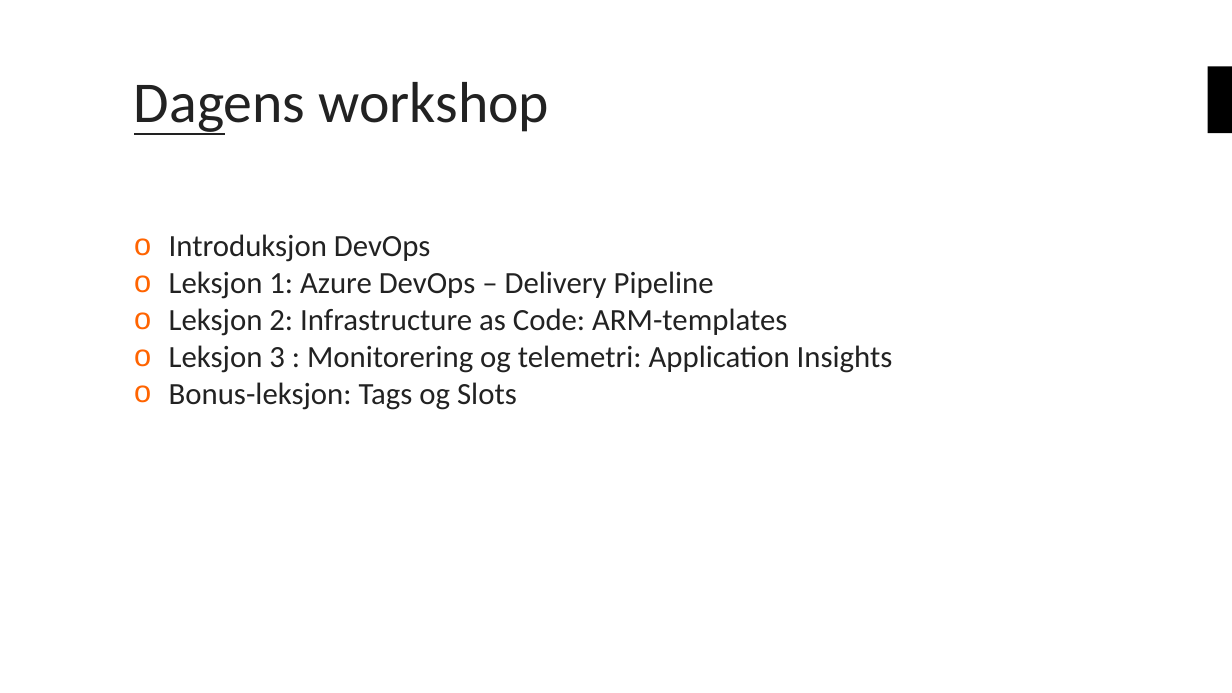
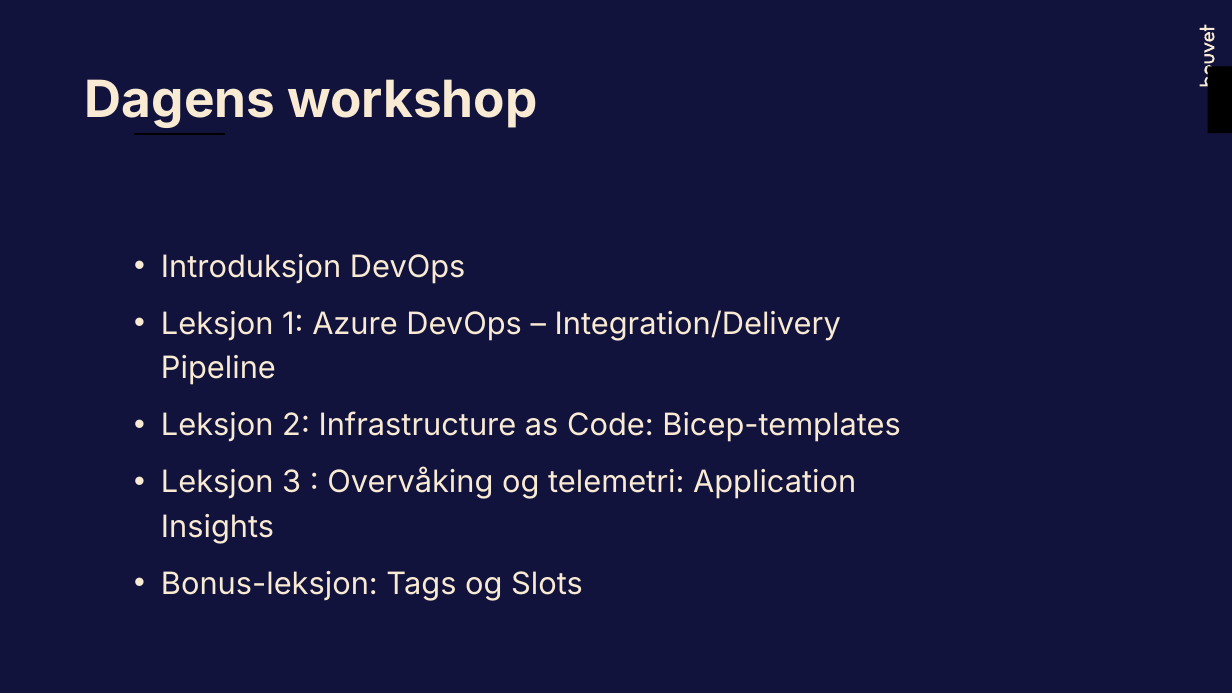
Before and after one commit to bouvet/azure-workshops, a slide deck: slide 3 of Workshop_2/Presentasjon/Azureskolen-Workshop#2.pptx (slide 4 before the commit). Drawn at 1232x693 pixels with LibreOffice and Linux fonts; fonts in the diff are those of the drawing; background and template pictures are left out. Boxes give left, top, right and bottom in pixels: in the first picture for what was removed or moved away, otherwise in the second. Text is boxed around its words. In the diff, an @@ line names an element or a change of style, - is before the commit and + after.

```diff
--- a/Workshop_2/Presentasjon/Azureskolen-Workshop#2.pptx
+++ b/Workshop_2/Presentasjon/Azureskolen-Workshop#2.pptx
@@ background #FFFFFF to #11133C @@
@@ freeform shape added at (1200,25,1215,87), fill #F9EAD3 @@
@@ freeform shape added at (1205,31,1215,42), fill #F9EAD3 @@
@@ freeform shape added at (1207,36,1207,37), fill #11133C at 55% opacity @@
@@ title "Dagens workshop": place and size @@
-title "Dagens workshop" at (134,82,549,135)
+title "Dagens workshop" at (85,79,537,128)
@@ title "Dagens workshop" at (85,79,537,128): size 45 to 40 pt, font Calibri to Inter, text colour #222222 to #F9EAD3, bold on; vertical alignment middle to top @@
@@ line (134, 134) - (226, 134): stroke #222222 2 pt to #000000 2 pt @@
@@ text at (161,254,583,601): font Calibri to Inter, text colour #222222 to #F9EAD3 in "Introduksjon DevOps", "Bonus-leksjon: Tags og Slots"; bullet o to •; line spacing 1 to 1.2; more space between paragraphs @@
@@ text at (161,310,900,544): text changed; font Calibri to Inter; text colour #222222 to #F9EAD3 @@
-o Leksjon 1: Azure DevOps – Delivery Pipeline
-o Leksjon 2: Infrastructure as Code: ARM-templates
-o Leksjon 3 : Monitorering og telemetri: Application Insights
+• Leksjon 1: Azure DevOps – Integration/Delivery Pipeline
+• Leksjon 2: Infrastructure as Code: Bicep-templates
+• Leksjon 3 : Overvåking og telemetri: Application Insights
```
Also in this commit, not shown: 22 other slides changed, 3 slides added, 2 slides removed.
